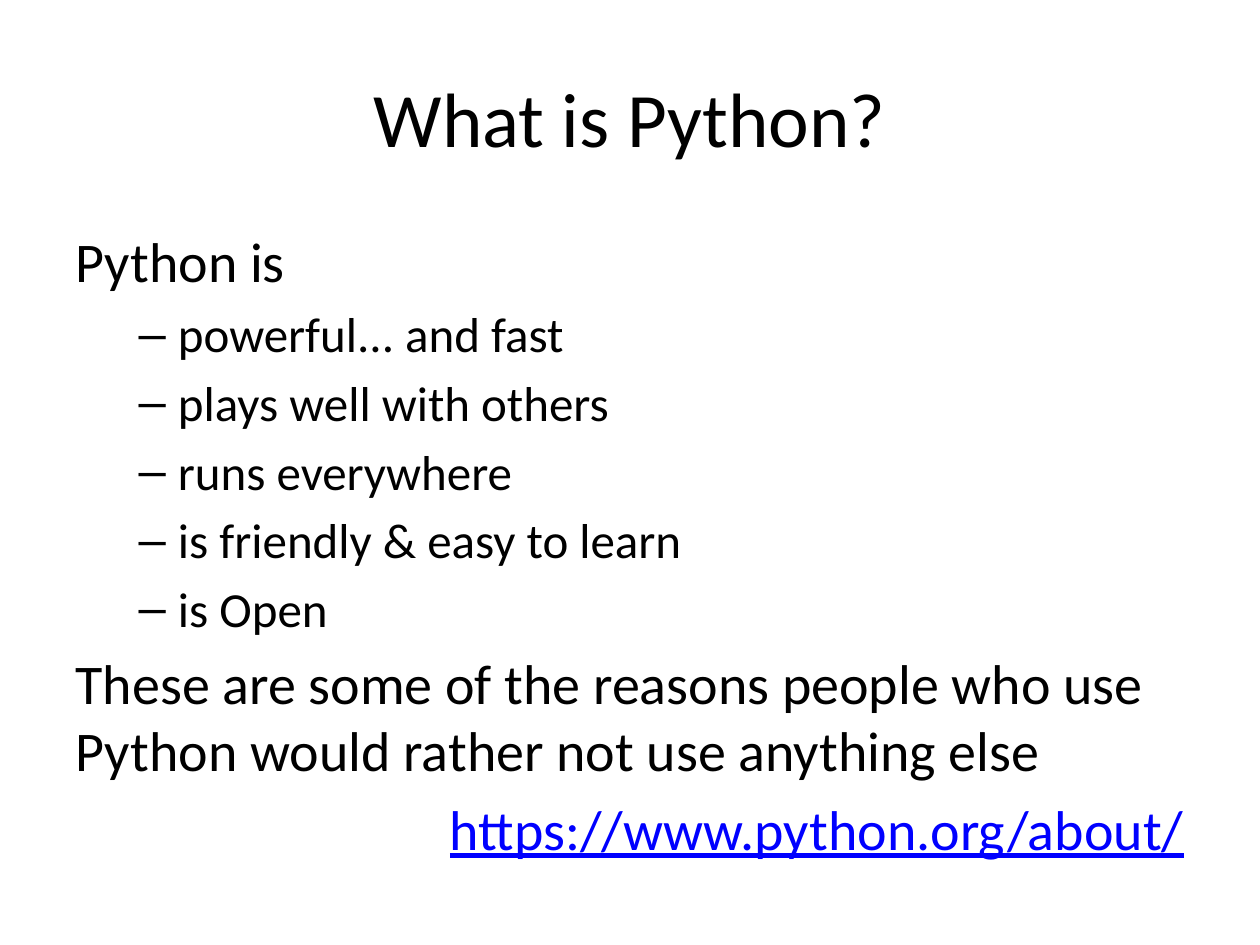
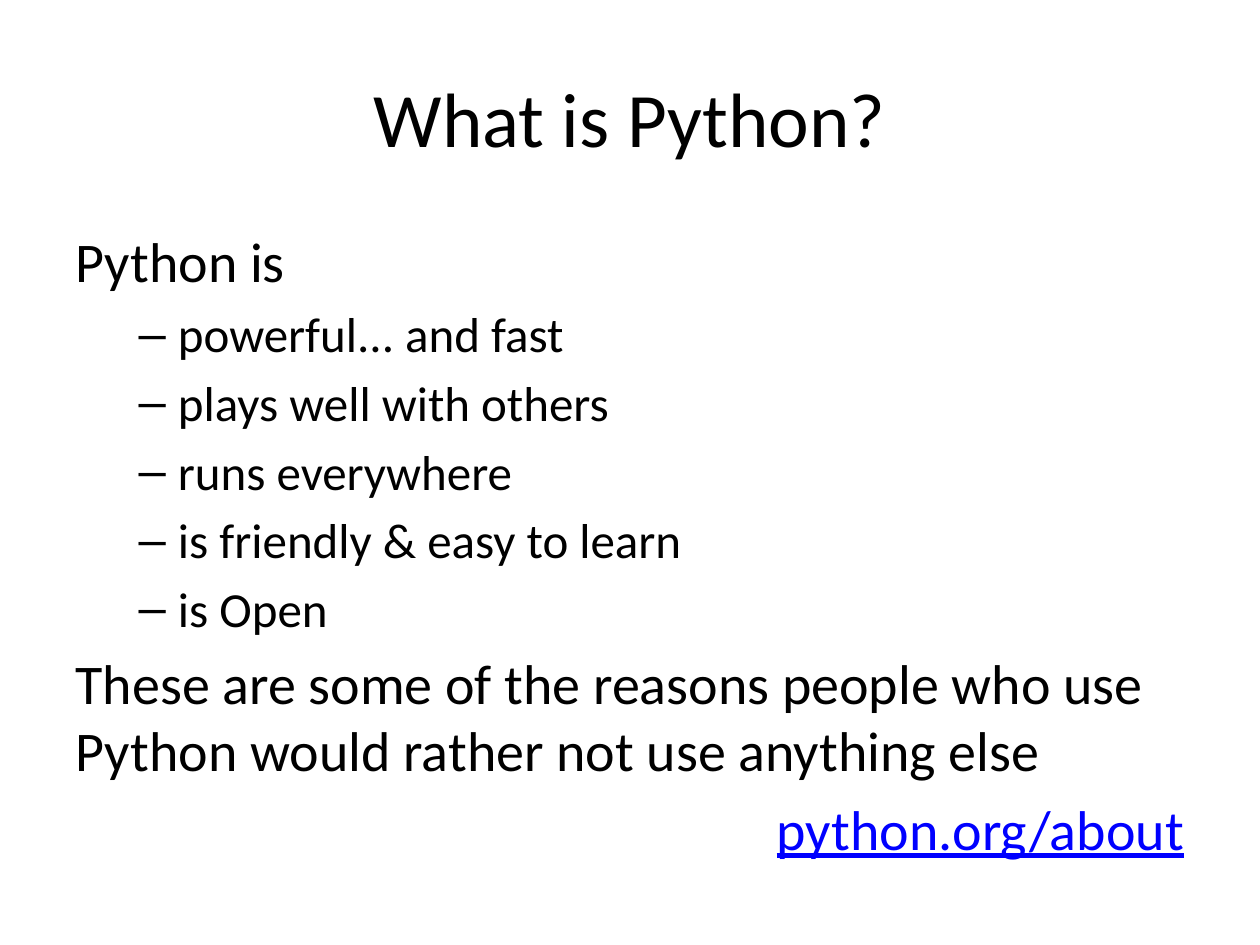
Before and after one commit to yoavram/Py4Eng, a slide deck: slide 42 of docs/Introduction to Python.pptx. Drawn at 1260x945 pixels with LibreOffice and Linux fonts; fonts in the diff are those of the drawing. Boxes give left, top, right and bottom in pixels: in the first picture for what was removed or moved away, otherwise in the second. Text is boxed around its words. In the diff, an @@ line names an element or a change of style, - is before the commit and + after.

```diff
--- a/docs/Introduction to Python.pptx
+++ b/docs/Introduction to Python.pptx
@@ text at (777,811,1184,860): text changed @@
-https://www.python.org/about/
+python.org/about
```
Also in this commit, not shown: 15 other slides changed, 3 slides added, 2 slides removed.
